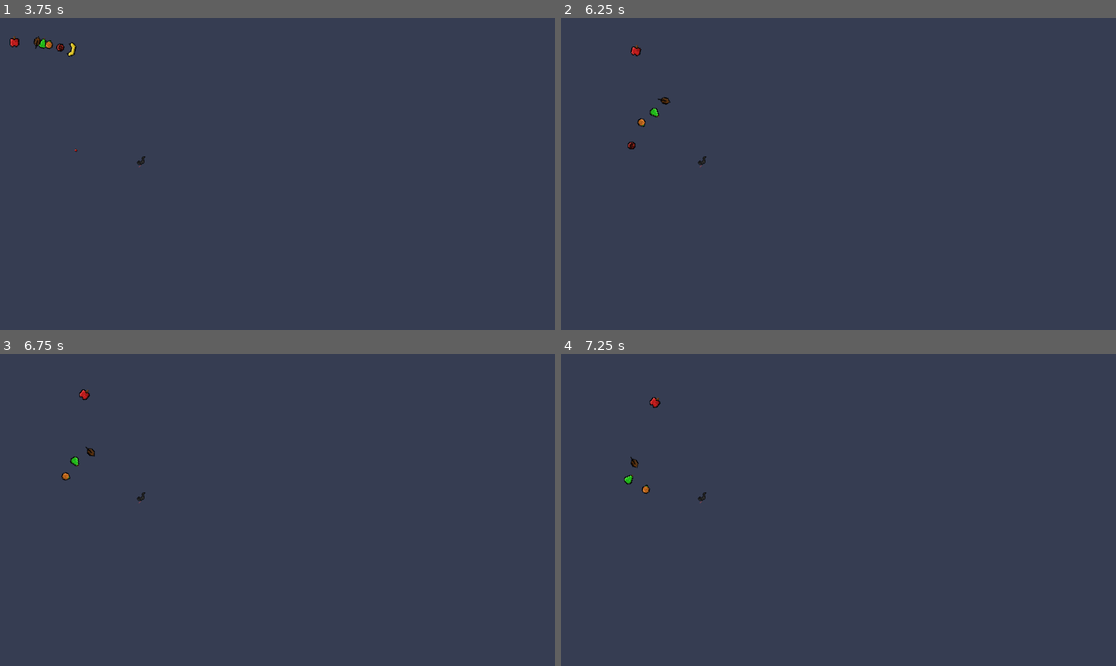
Above: before the commit, frames 1-4 (two rows, left to right).
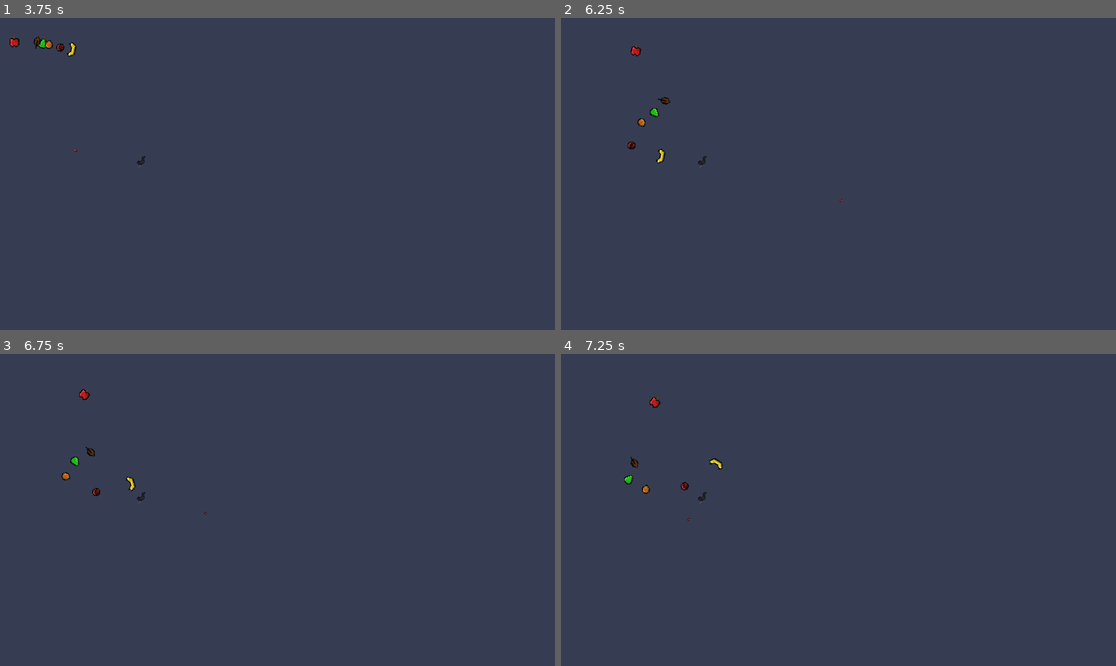
Above: after the commit, the same moments.

Repository: ecclepe-droid/compost-defender
Game: Godot game, scene res://Scenes/start_screen.tscn
Two runs of this game, one before a commit and one after it. Both use one fixed random seed, a clock stepped at 60 frames per second and the inputs below. The engine's default icon, where the game draws it, is replaced by a stand-in: a white triangle on a blue panel in a dark square.
Inputs:
- Up to frame 1 (3.75 s): click "Play Game" at 0.5 s; click "Level 1" at 1.25 s; click "Level 1" at 2 s
- Up to frame 2 (6.25 s): no input
- Up to frame 3 (6.75 s): no input
- Up to frame 4 (7.25 s): no input

Frame 1 is identical in both runs. In frame 2, less than 0.1% of the frame differs, in the area x 17-51%, y 41-60%; in frame 3, less than 0.1%; in frame 4, less than 0.1%, in the area x 21-30%, y 33-54%.
Error in both runs: Cannot call method 'change_scene_to_packed' on a null value. (res://Scripts/level_select_screen.gd:17)

Commit message:
changed attack name
from melee attack to darth worm attack.

Diff:
--- a/compost-defender/Scenes/Towers/bite_attack.tscn
+++ b/compost-defender/Scenes/Towers/bite_attack.tscn
@@ -8,13 +8,13 @@
 [node name="BiteAttack" type="Node2D" unique_id=919355094]
 script = ExtResource("1_0v1us")
 
-[node name="attackCooldown" type="Timer" parent="." unique_id=769674001]
+[node name="AttackCooldown" type="Timer" parent="." unique_id=769674001]
 one_shot = true
 
-[node name="attackArea" type="Area2D" parent="." unique_id=1257827942]
+[node name="AttackArea" type="Area2D" parent="." unique_id=1257827942]
 
-[node name="attackAreaShape" type="CollisionShape2D" parent="attackArea" unique_id=1594650703]
+[node name="AttackAreaShape" type="CollisionShape2D" parent="AttackArea" unique_id=1594650703]
 scale = Vector2(6, 6)
 shape = SubResource("CircleShape2D_lif2s")
 
-[connection signal="area_entered" from="attackArea" to="." method="_on_attack_area_area_entered"]
+[connection signal="area_entered" from="AttackArea" to="." method="_on_attack_area_area_entered"]
--- a/compost-defender/Scenes/Towers/melee_attack.tscn
+++ b/compost-defender/Scenes/Towers/melee_attack.tscn
@@ -5,18 +5,18 @@
 [sub_resource type="CircleShape2D" id="CircleShape2D_lif2s"]
 radius = 29.166668
 
-[node name="MeleeAttack" type="Node2D" unique_id=919355094]
+[node name="DarthWormAttack" type="Node2D" unique_id=919355094]
 script = ExtResource("1_8321k")
 
-[node name="attackCooldown" type="Timer" parent="." unique_id=769674001]
+[node name="AttackCooldown" type="Timer" parent="." unique_id=769674001]
 one_shot = true
 
-[node name="attackArea" type="Area2D" parent="." unique_id=1257827942]
+[node name="AttackArea" type="Area2D" parent="." unique_id=1257827942]
 
-[node name="attackAreaShape" type="CollisionShape2D" parent="attackArea" unique_id=1594650703]
+[node name="AttackAreaShape" type="CollisionShape2D" parent="AttackArea" unique_id=1594650703]
 scale = Vector2(6, 6)
 shape = SubResource("CircleShape2D_lif2s")
 
-[node name="burnCooldown" type="Timer" parent="." unique_id=452430513]
+[node name="BurnCooldown" type="Timer" parent="." unique_id=452430513]
 
-[connection signal="timeout" from="attackCooldown" to="." method="_on_attack_cooldown_timeout"]
+[connection signal="timeout" from="AttackCooldown" to="." method="_on_attack_cooldown_timeout"]
Not shown, added: compost-defender/Biglightsaber14).png.import
Not shown, added: compost-defender/download (14).png.import
Not shown, added: compost-defender/download (15).png.import
